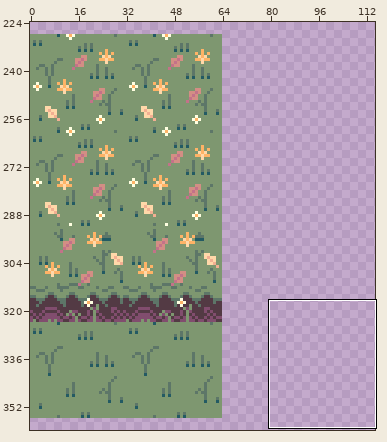
One commit to this pixel-art file: Assets/Art/Aseprite Files/sampleAssetScene.ase. Above, an overview of the earlier version with the close-up marked.
Close-up. First the earlier version:
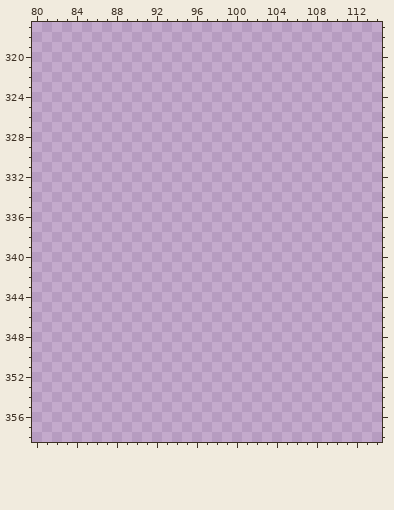
600x600 pixels, 1 frame. Shown: x 80..114, y 317..358. The wide view leaves out empty margins.
After the commit:
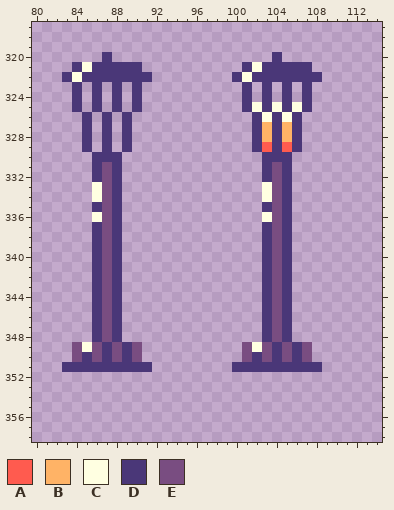
Palette (. is transparent): A #ff5b4f  B #ffb366  C #ffffe1  D #4a3778  E #794d81
Diff:
Layer "grass #2":
Colour A is added in row 329 at x 103 and 105.
Colour B is added in rows 327 to 328 at x 103 and 105.
Colour C is added in row 321 at x 85 and 102; in row 322 at x 84 and 101; in row 325 at x 102, 104 and 106; in row 326 at x 103 and 105; in rows 333 to 334 at x 86 and 103; in row 336 at x 86 and 103.
Colour C is added in row 349 at x 85 and 102.
Colour D is added in row 320 at x 87 and 104; in row 321 at x 84, 86 to 90, 101 and 103 to 107; in row 322 at x 83, 85 to 91, 100 and 102 to 108; in rows 323 to 325 at x 84, 86, 88, 90, 101, 103, 105 and 107; in rows 326 to 329 at x 85, 87, 89, 102, 104 and 106; in row 330 at x 86 to 88 and 103 to 105.
Colour D is added in rows 331 to 332 at x 86, 88, 103 and 105; in rows 333 to 334 at x 88 and 105; in row 335 at x 86, 88, 103 and 105; in row 336 at x 88 and 105; in rows 337 to 348 at x 86, 88, 103 and 105; in row 349 at x 87, 89, 104 and 106.
Colour D is added in row 350 at x 85, 87, 89, 102, 104 and 106; in row 351 at x 83 to 91 and 100 to 108.
Colour E is added in rows 331 to 348 at x 87 and 104; in rows 349 to 350 at x 84, 86, 88, 90, 101, 103, 105 and 107.
